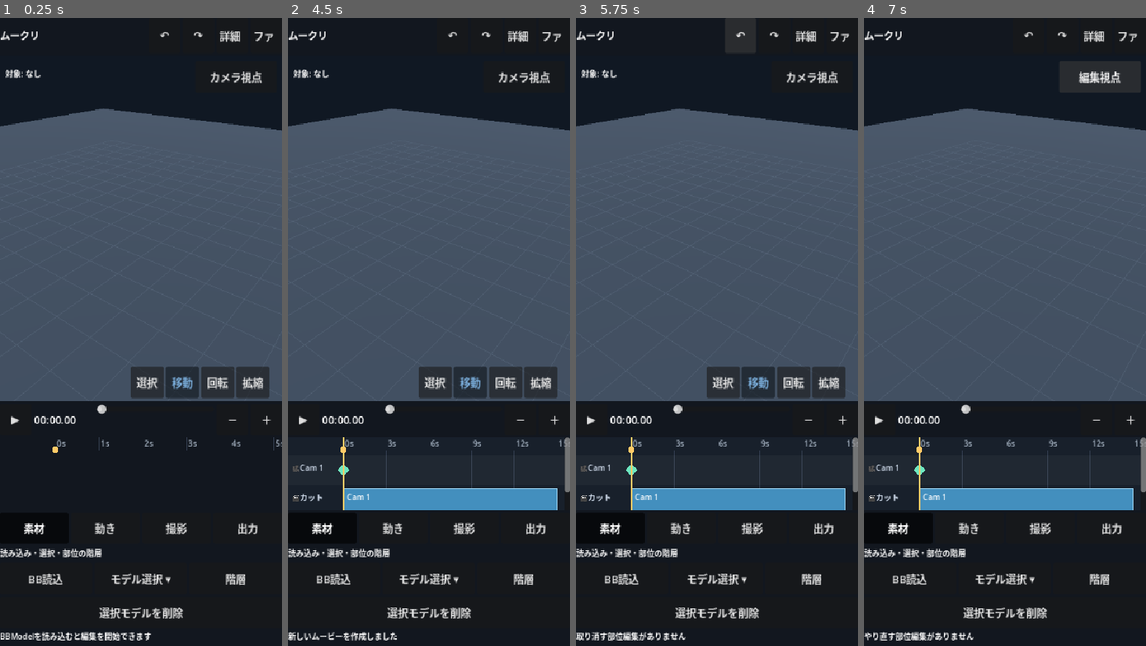
Above: before the commit, frames 1-4 (left to right).
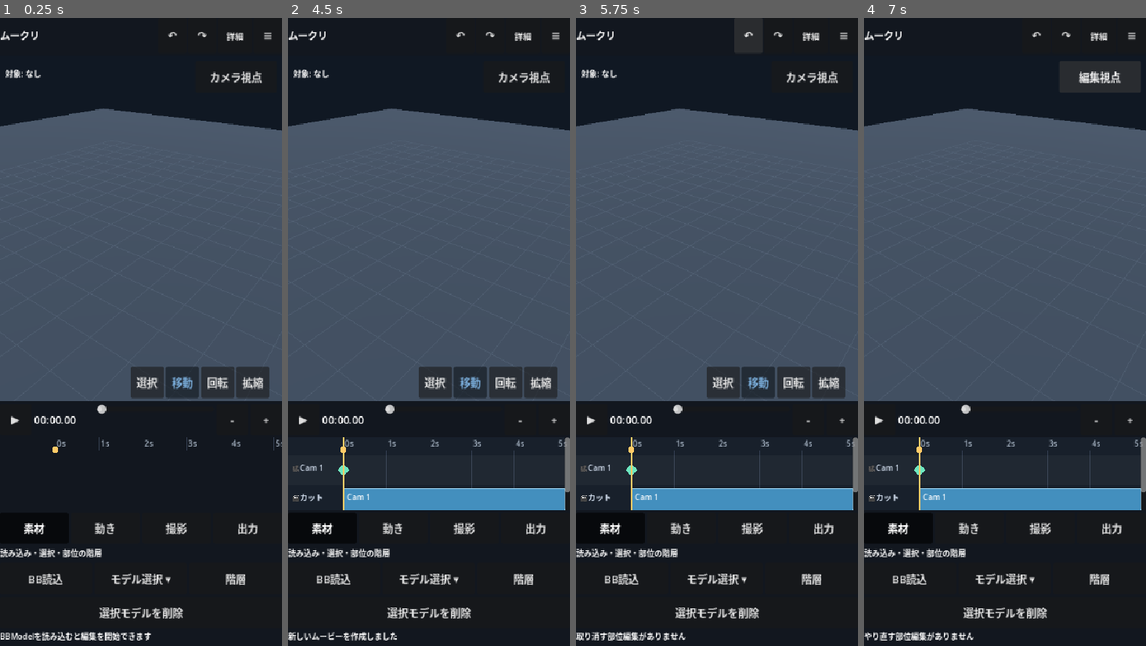
Above: after the commit, the same moments.

Repository: shejklgaia-png/movie_creater
Game: Godot game, scene res://scenes/editor.tscn
Two runs of this game, one before a commit and one after it. Both use one fixed random seed, a clock stepped at 60 frames per second and the inputs below.
Inputs (mouse positions are in pixels of both pictures, inside the frame that each line leads up to):
- Up to frame 1 (0.25 s): no input
- Up to frame 2 (4.5 s): click "詳細へ" (after the commit: "詳細") at 0.5 s; click "基本へ" (after the commit: "基本") at 1.25 s; click "ファイル" (after the commit: "≡") at 2 s; click (519, 419) at 2.75 s, where only the run after the commit has a clickable "-"; click (553, 419) at 3.5 s, where only the run after the commit has a clickable "+"; click "OK" at 4.25 s
- Up to frame 3 (5.75 s): click "↶" at 5 s
- Up to frame 4 (7 s): click "↷" at 5.75 s; click "カメラ視点" at 6.5 s

The runs differ from the first frame. In frame 1, 0.3% of the frame differs, in the area x 56-97%, y 2-65%; in frame 2, 0.4%, in the area x 35-100%, y 2-79%; in frame 3, 0.4%; in frame 4, 0.4%.

Commit message:
fix(ui): compact portrait header, legible timeline zoom controls and default 5s window on new/open projects

Diff:
--- a/scripts/editor.gd
+++ b/scripts/editor.gd
@@ -153,20 +153,35 @@
     layout.clip_contents = true
     add_child(layout)
 
+    # Header buttons must fit a 320px Android portrait viewport without
+    # squeezing the title outside the left edge or hiding the file menu.
     var header := HBoxContainer.new()
     header.custom_minimum_size.y = 54
+    header.add_theme_constant_override("separation", 2)
     layout.add_child(header)
     var app_title := Label.new()
+    app_title.name = "AppTitle"
     app_title.text = "ムークリ"
+    app_title.custom_minimum_size.x = 62.0
+    app_title.clip_text = true
     app_title.add_theme_font_size_override("font_size", 15)
     app_title.size_flags_horizontal = Control.SIZE_EXPAND_FILL
     app_title.vertical_alignment = VERTICAL_ALIGNMENT_CENTER
     header.add_child(app_title)
-    _make_button(header, "↶", _undo_part_edit).tooltip_text = "関節編集のみ取り消し"
-    _make_button(header, "↷", _redo_part_edit).tooltip_text = "関節編集のみやり直し"
-    workspace_button = _make_button(header, "詳細へ", _toggle_workspace)
+    var undo_button := _make_button(header, "↶", _undo_part_edit)
+    undo_button.custom_minimum_size = Vector2(44, 48)
+    undo_button.tooltip_text = "関節編集のみ取り消し"
+    var redo_button := _make_button(header, "↷", _redo_part_edit)
+    redo_button.custom_minimum_size = Vector2(44, 48)
+    redo_button.tooltip_text = "関節編集のみやり直し"
+    workspace_button = _make_button(header, "詳細", _toggle_workspace)
+    workspace_button.custom_minimum_size = Vector2(52, 48)
+    workspace_button.add_theme_font_size_override("font_size", 13)
     workspace_button.tooltip_text = "基本編集と関節・キーフレームの詳細編集を切り替え"
-    _make_button(header, "ファイル", _open_file_menu)
+    var file_button := _make_button(header, "≡", _open_file_menu)
+    file_button.name = "FileMenuButton"
+    file_button.custom_minimum_size = Vector2(44, 48)
+    file_button.tooltip_text = "ファイル・保存・読み込み"
 
     preview_panel = Control.new()
     preview_panel.size_flags_vertical = Control.SIZE_EXPAND_FILL
@@ -258,8 +273,8 @@
     time_slider.size_flags_horizontal = Control.SIZE_EXPAND_FILL
     time_slider.value_changed.connect(_seek)
     playback.add_child(time_slider)
-    _make_button(playback, "－", func(): _change_timeline_zoom(-1))
-    _make_button(playback, "＋", func(): _change_timeline_zoom(1))
+    _make_button(playback, "-", func(): _change_timeline_zoom(-1))
+    _make_button(playback, "+", func(): _change_timeline_zoom(1))
 
     timeline_scroll = ScrollContainer.new()
     timeline_scroll.custom_minimum_size = Vector2(0, 112)
@@ -442,7 +457,7 @@
 
 func _refresh_workspace() -> void:
     if workspace_button != null:
-        workspace_button.text = "基本へ" if motion_workspace else "詳細へ"
+        workspace_button.text = "基本" if motion_workspace else "詳細"
     if category_buttons.has("変形"):
         (category_buttons["変形"] as Control).visible = motion_workspace
     if pose_record_button != null:
@@ -559,7 +574,9 @@
     next_id = 1
     next_clip_id = 1
     DURATION = 15.0
-    timeline.zoom = 1.0
+    # New/opened projects use a 5-second readable window; the remainder is
+    # reachable by horizontal timeline swipes and zoom controls.
+    timeline.zoom = maxf(1.0, DURATION / 5.0)
     timeline.view_start = 0.0
     time_slider.max_value = DURATION
     timeline.duration = DURATION
@@ -2908,7 +2925,9 @@
     DURATION = clampf(float(parsed.get("duration", 15.0)), 1.0, 600.0)
     time_slider.max_value = DURATION
     timeline.duration = DURATION
-    timeline.zoom = 1.0
+    # New/opened projects use a 5-second readable window; the remainder is
+    # reachable by horizontal timeline swipes and zoom controls.
+    timeline.zoom = maxf(1.0, DURATION / 5.0)
     timeline.view_start = 0.0
     for node in objects_by_id.values():
         (node as Node3D).queue_free()
